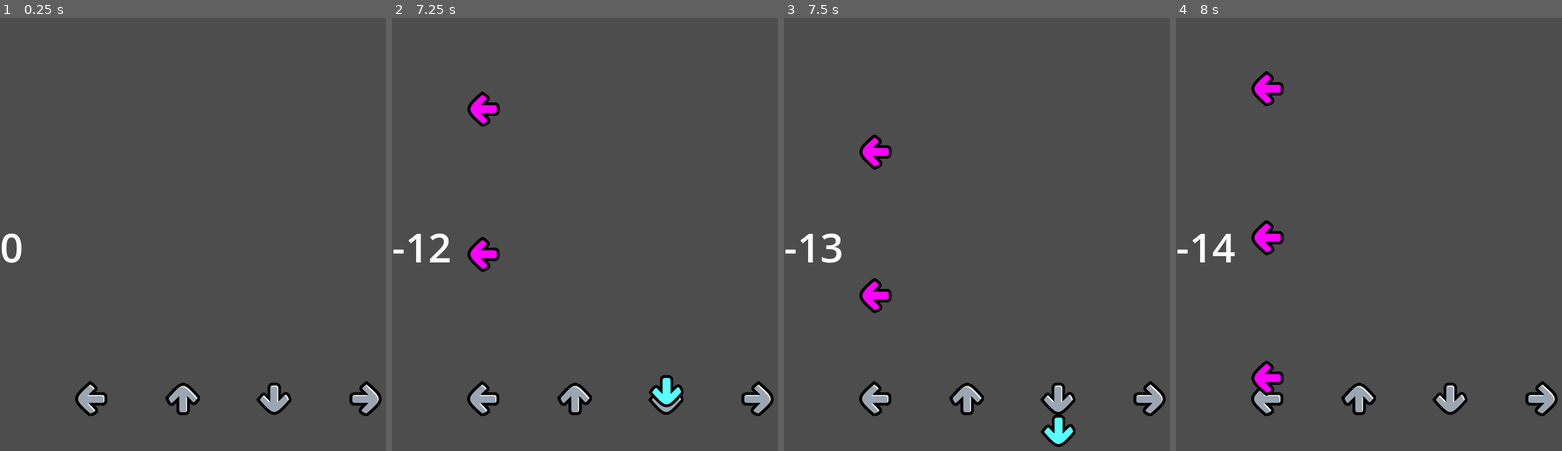
Above: before the commit, frames 1-4 (left to right).
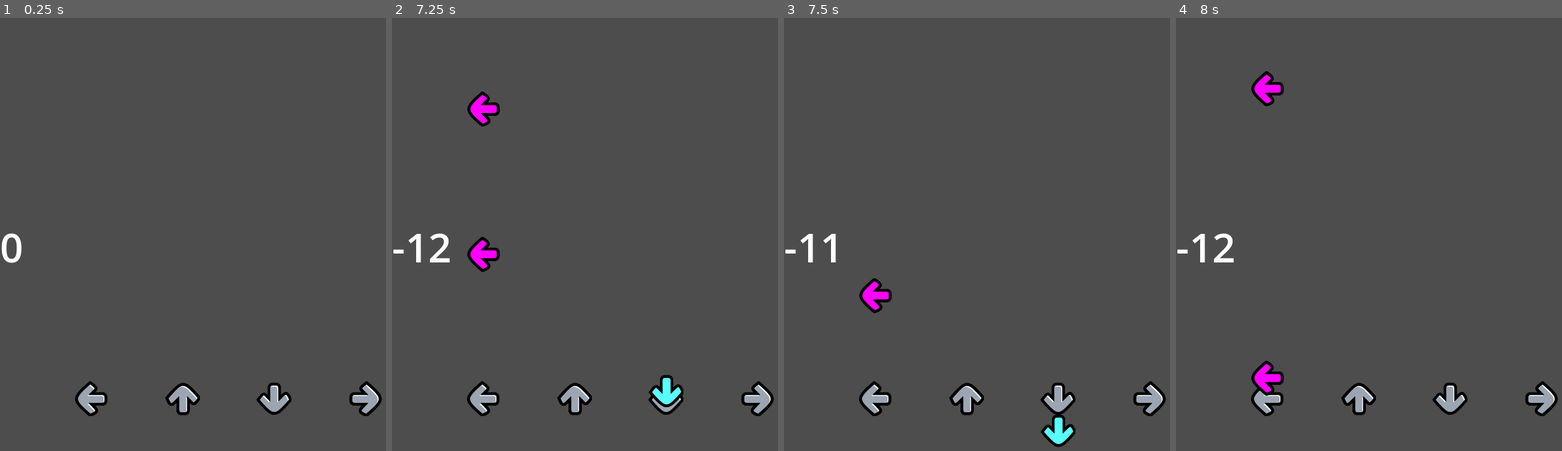
Above: after the commit, the same moments.

Repository: CalebDevonport/GameJam
Game: Godot game, scene res://main.tscn
Same seed, same stepped clock (60 frames per second), same inputs: the game is played once before the commit and once after it.
Inputs:
- Up to frame 1 (0.25 s): no input
- Up to frame 2 (7.25 s): tap Enter at 0.5 s; hold D (input_right) 0.53-1.28 s; hold Down (input_down) 1.28-2.03 s; hold D (input_right) 2.03-2.78 s; hold W (input_up) 2.78-3.53 s; hold A (input_left) 3.53-5.03 s; hold Down (input_down) 5.03-5.78 s; hold D (input_right) 5.78-6.53 s; hold W (input_up) from 6.53 s (still down)
- Up to frame 3 (7.5 s): release W (input_up) at 7.28 s; hold D (input_right) from 7.28 s (still down)
- Up to frame 4 (8 s): keep holding D (input_right)

Frames 1-2 are identical in both runs. In frame 3, 0.6% of the frame differs, in the area x 9-28%, y 26-57%; in frame 4, 0.6%, in the area x 9-28%, y 46-57%.

Commit message:
fixing score

Diff:
--- a/goal.gd
+++ b/goal.gd
@@ -13,15 +13,15 @@
 
 # Called every frame. 'delta' is the elapsed time since the previous frame.
 func _process(delta):
-	if Input.is_action_just_pressed(_get_action_name(direction_used)) and collison_body and not emitted:
-		increase_point.emit()
-		print("point")
-		emitted = true
-		collison_body.queue_free()
-		emitted = false
+	if Input.is_action_just_pressed(_get_action_name(direction_used)) and collison_body:
+		if not emitted:
+			increase_point.emit()
+			emitted = true
+			collison_body.queue_free()
+			collison_body = null
+			emitted = false
 	elif Input.is_action_just_pressed(_get_action_name(direction_used)) and !collison_body:
 		arrow_missed.emit()
-		print("missed")
 
 func start(pos, direction):
 	position = pos
@@ -52,6 +52,6 @@
 
 
 func _on_body_exited(body):
-	collison_body = null
-	arrow_missed.emit()
-	body.queue_free()
+	if collison_body != null:
+		arrow_missed.emit()
+		body.queue_free()
Not shown: 1 places in arrow.tscn that only renumber resources
Not shown: 1 places in goal.tscn that only renumber resources
Not shown: 1 places in main.tscn that only renumber resources
